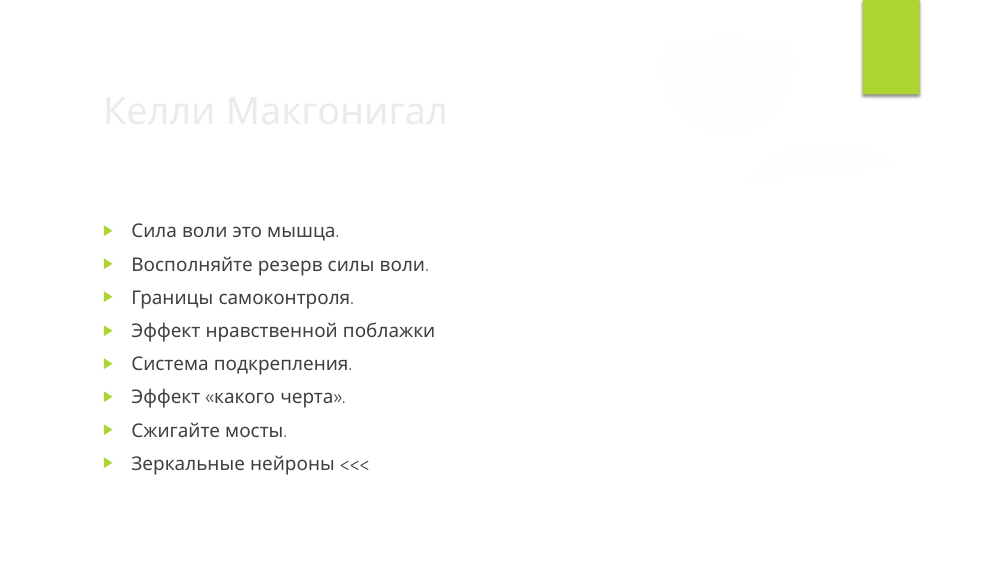
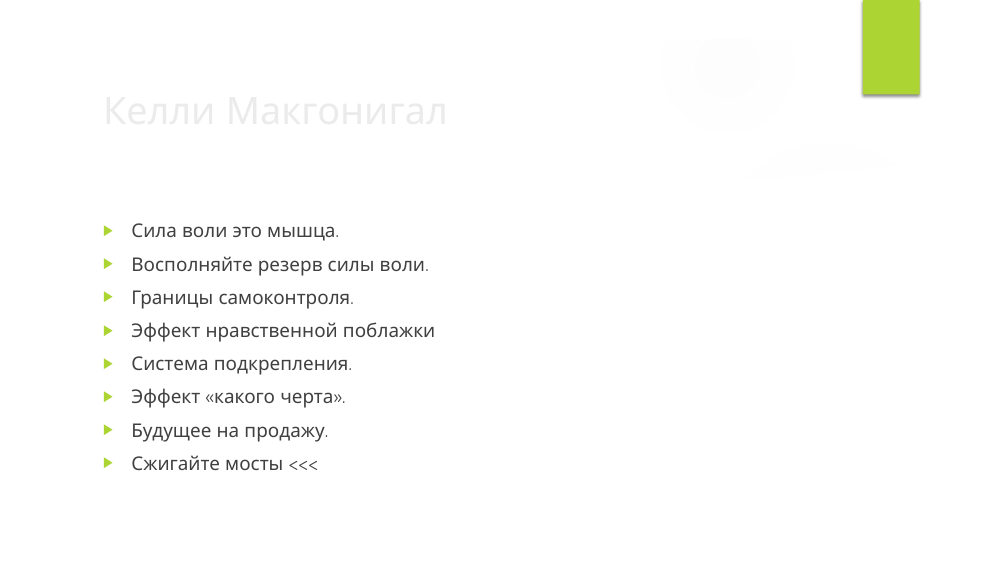
Before and after one commit to VladimirMakarevich/presentations, a slide deck: slide 36 of softskills/willpower/willpower.pptx. Drawn at 1008x567 pixels with LibreOffice and Linux fonts; fonts in the diff are those of the drawing; background and template pictures are left out. Boxes give left, top, right and bottom in pixels: in the first picture for what was removed or moved away, otherwise in the second. Text is boxed around its words. In the diff, an @@ line names an element or a change of style, - is before the commit and + after.

```diff
--- a/softskills/willpower/willpower.pptx
+++ b/softskills/willpower/willpower.pptx
@@ text at (x1=131, y1=423, x2=324, y2=470): text changed @@
-▶ Сжигайте мосты.
-▶ Зеркальные нейроны <<<
+▶ Будущее на продажу.
+▶ Сжигайте мосты <<<
```
Also in this commit, not shown: 2 other slides changed, 1 slide added.
